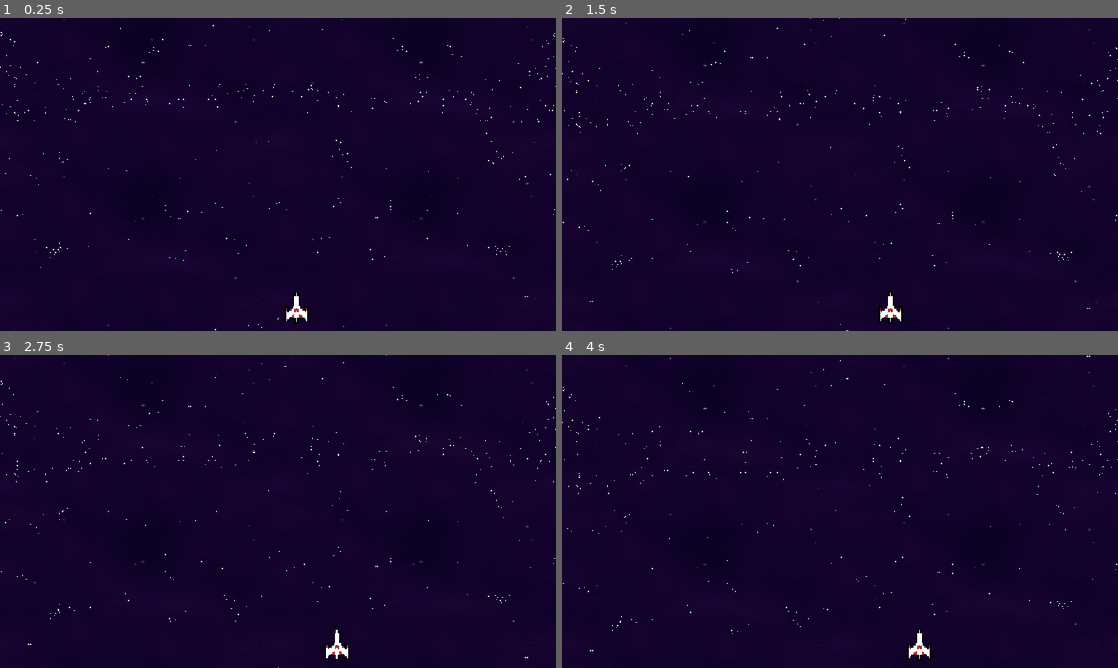
Above: before the commit, frames 1-4 (two rows, left to right).
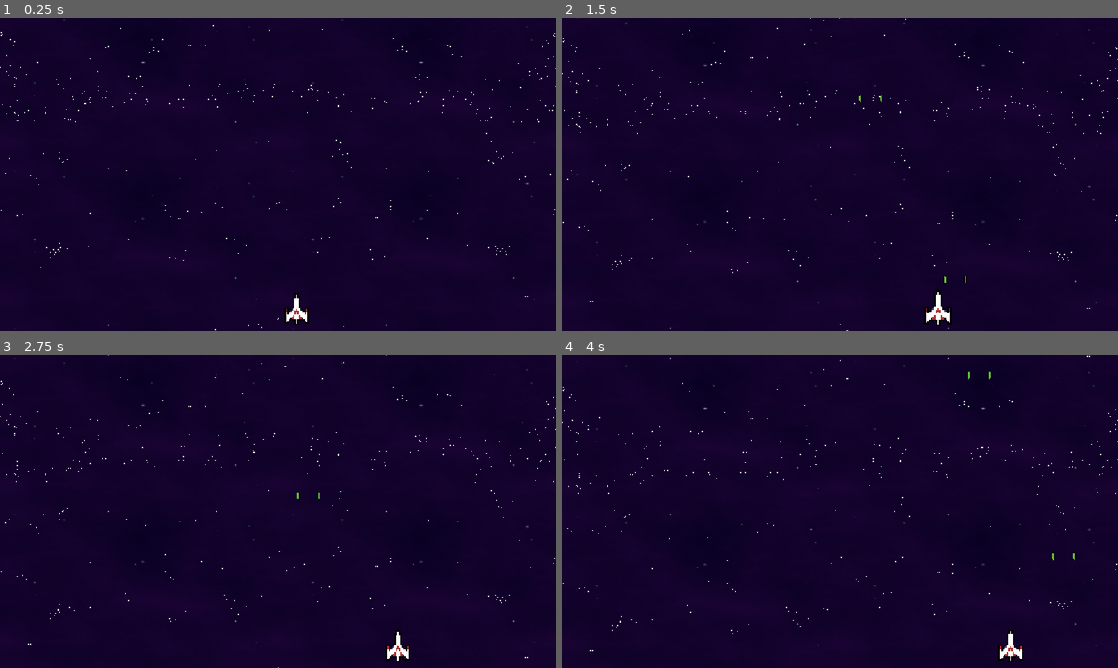
Above: after the commit, the same moments.

Repository: Gustav0Prado/SpaceShooter
Game: Godot game, scene res://main.tscn
The game is run twice, just before and just after one commit, with the same random seed, the same clock (stepped at 60 frames per second) and the same inputs.
Inputs:
- Up to frame 1 (0.25 s): no input
- Up to frame 2 (1.5 s): hold Right (ui_right) 0.53-1.28 s; tap Space (action) at 0.6, 1.35 s; hold Left (ui_left) from 1.28 s (still down)
- Up to frame 3 (2.75 s): release Left (ui_left) at 2.03 s; hold Right (ui_right) from 2.03 s (still down); tap Space (action) at 2.1 s
- Up to frame 4 (4 s): tap Space (action) at 2.85, 3.6 s; release Right (ui_right) at 3.53 s; hold Left (ui_left) from 3.53 s (still down)

The runs differ from the first frame. In frame 1, 0.1% of the frame differs, in the area x 51-56%, y 87-98%; in frame 2, 0.6%, in the area x 53-73%, y 24-99%; in frame 3, 0.5%; in frame 4, 0.6%.

Commit message:
[add] Shooting Lasers!!

Diff:
--- a/actors/player.gd
+++ b/actors/player.gd
@@ -1,11 +1,38 @@
-class_name Player extends Node2D
+class_name Player
+extends Node2D
 
-func _process(delta: float) -> void:
+const SPEED: int = 5
+const LASER: PackedScene = preload("res://projectiles/laser.tscn")
+
+const PLAYER_SIZE: int = 32
+const SCREEN_SIZE: int = 1152
+
+@onready var left_muzzle: Marker2D = $LeftMuzzle
+@onready var right_muzzle: Marker2D = $RightMuzzle
+
+func _process(_delta: float) -> void:
 	move_player()
+	shoot()
 
 func move_player() -> void:
 	if Input.is_action_pressed("ui_left"):
-		self.global_position.x -= 2
+		self.global_position.x -= SPEED
 	if Input.is_action_pressed("ui_right"):
-		self.global_position.x += 2
-	self.global_position.x = clamp(self.global_position.x, 32, 1120)
+		self.global_position.x += SPEED
+	self.global_position.x = clamp(self.global_position.x, PLAYER_SIZE, SCREEN_SIZE-PLAYER_SIZE)
+
+func shoot() -> void:
+	if Input.is_action_just_pressed("action"):
+		var tween: Tween = get_tree().create_tween()
+		tween.tween_property(self, "scale", Vector2(1.2, 1.2), 0.2)
+		tween.tween_property(self, "scale", Vector2(1, 1), 0.2)
+
+		var laser1: Laser = LASER.instantiate()
+		var laser2: Laser = LASER.instantiate()
+		owner.add_child(laser1)
+		owner.add_child(laser2)
+		laser1.global_position = left_muzzle.global_position
+		laser2.global_position = right_muzzle.global_position
+
+		laser1.direction = Vector2.UP
+		laser2.direction = Vector2.UP
--- a/actors/player.tscn
+++ b/actors/player.tscn
@@ -4,16 +4,23 @@
 [ext_resource type="Texture2D" uid="uid://dvycr1680fxhx" path="res://assets/ship/baseship.png" id="1_niuxy"]
 
 [sub_resource type="RectangleShape2D" id="RectangleShape2D_niuxy"]
-size = Vector2(17, 22)
+size = Vector2(51, 66)
 
 [node name="Player" type="Node2D"]
 script = ExtResource("1_mvpqy")
 
 [node name="Sprite2D" type="Sprite2D" parent="."]
+scale = Vector2(3, 3)
 texture = ExtResource("1_niuxy")
 
 [node name="CharacterBody2D" type="CharacterBody2D" parent="."]
 
 [node name="CollisionShape2D" type="CollisionShape2D" parent="CharacterBody2D"]
-position = Vector2(-0.5, 5)
+position = Vector2(-1.5, -15)
 shape = SubResource("RectangleShape2D_niuxy")
+
+[node name="LeftMuzzle" type="Marker2D" parent="."]
+position = Vector2(-23, -18)
+
+[node name="RightMuzzle" type="Marker2D" parent="."]
+position = Vector2(20, -18)
--- /dev/null
+++ b/main.gd
@@ -0,0 +1,5 @@
+class_name Main
+extends Node2D
+
+func _on_upper_limit_body_entered(body: Node2D) -> void:
+	print(body.name)
--- a/main.tscn
+++ b/main.tscn
@@ -1,12 +1,31 @@
-[gd_scene load_steps=3 format=3 uid="uid://xc8qs014lvju"]
+[gd_scene load_steps=6 format=3 uid="uid://xc8qs014lvju"]
 
+[ext_resource type="Script" uid="uid://iu7yb8yjsg7i" path="res://main.gd" id="1_1bvp3"]
 [ext_resource type="PackedScene" uid="uid://cn4e48br4jip8" path="res://effects/parallax_background.tscn" id="1_ig7tw"]
 [ext_resource type="PackedScene" uid="uid://d2krt1picd6ak" path="res://actors/player.tscn" id="2_0xm2m"]
 
+[sub_resource type="RectangleShape2D" id="RectangleShape2D_h2yge"]
+size = Vector2(1152, 20)
+
+[sub_resource type="RectangleShape2D" id="RectangleShape2D_1bvp3"]
+size = Vector2(1152, 20)
+
 [node name="Main" type="Node2D"]
+script = ExtResource("1_1bvp3")
 
 [node name="ParallaxBG" parent="." instance=ExtResource("1_ig7tw")]
 
 [node name="Player" parent="." instance=ExtResource("2_0xm2m")]
-position = Vector2(616, 585)
-scale = Vector2(3, 3)
+position = Vector2(616, 618)
+
+[node name="UpperLimit" type="StaticBody2D" parent="." groups=["Limits"]]
+
+[node name="CollisionShape2D" type="CollisionShape2D" parent="UpperLimit"]
+position = Vector2(576, -10)
+shape = SubResource("RectangleShape2D_h2yge")
+
+[node name="LowerLimit" type="StaticBody2D" parent="." groups=["Limits"]]
+
+[node name="CollisionShape2D" type="CollisionShape2D" parent="LowerLimit"]
+position = Vector2(576, 658)
+shape = SubResource("RectangleShape2D_1bvp3")
--- a/project.godot
+++ b/project.godot
@@ -26,6 +26,10 @@
 "res://scripts/": "green"
 }
 
+[global_group]
+
+Limits=""
+
 [input]
 
 action={
--- /dev/null
+++ b/projectiles/laser.gd
@@ -0,0 +1,14 @@
+class_name Laser
+extends Node2D
+
+const SPEED: int = 500
+
+var direction: Vector2 = Vector2.ZERO
+
+func _process(delta: float) -> void:
+	global_position += direction * delta * SPEED
+
+
+func _on_area_2d_body_entered(body: StaticBody2D) -> void:
+	if body.is_in_group("Limits"):
+		self.queue_free()
--- /dev/null
+++ b/projectiles/laser.tscn
@@ -0,0 +1,21 @@
+[gd_scene load_steps=4 format=3 uid="uid://5y4e3yqi6m3f"]
+
+[ext_resource type="Script" uid="uid://dm6x7u2vs10l5" path="res://projectiles/laser.gd" id="1_btyrk"]
+[ext_resource type="Texture2D" uid="uid://i3obqp0nrhl7" path="res://projectiles/laser.png" id="1_ybewo"]
+
+[sub_resource type="CapsuleShape2D" id="CapsuleShape2D_rl7n7"]
+radius = 3.0
+height = 16.0
+
+[node name="Laser" type="Node2D"]
+script = ExtResource("1_btyrk")
+
+[node name="Sprite2D" type="Sprite2D" parent="."]
+texture = ExtResource("1_ybewo")
+
+[node name="Area2D" type="Area2D" parent="."]
+
+[node name="CollisionShape2D" type="CollisionShape2D" parent="Area2D"]
+shape = SubResource("CapsuleShape2D_rl7n7")
+
+[connection signal="body_entered" from="Area2D" to="." method="_on_area_2d_body_entered"]
Binary file changed: assets/ship/baseship.ase
Binary file changed: assets/ship/baseship.png
Binary file added: assets/ship/fastship.ase
Binary file added: assets/ship/fastship.png
Not shown, added: assets/ship/fastship.png.import
Binary file added: assets/ship/laser.ase
Not shown, added: main.gd.uid
Not shown, added: projectiles/laser.gd.uid
Binary file added: projectiles/laser.png
Not shown, added: projectiles/laser.png.import
